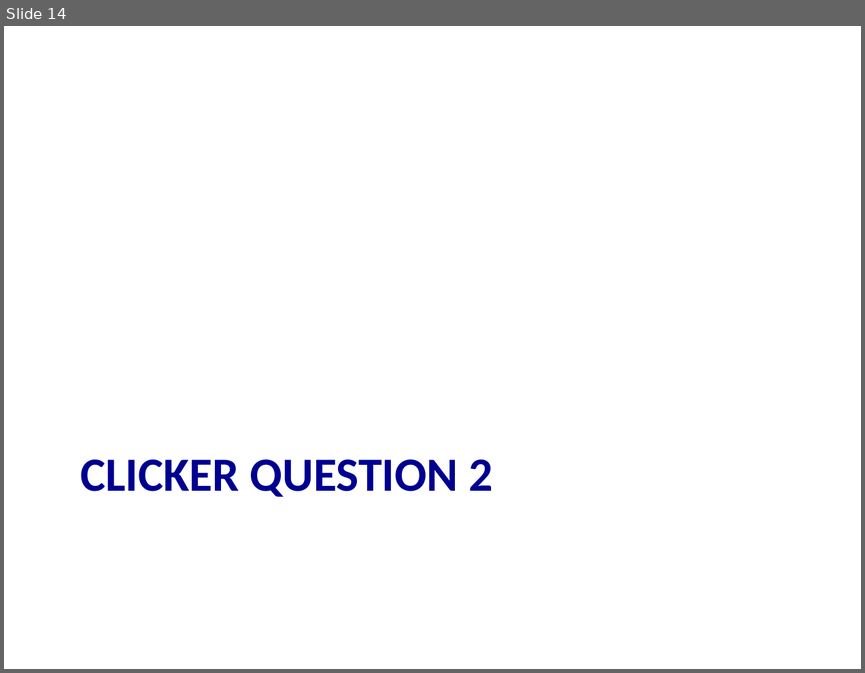
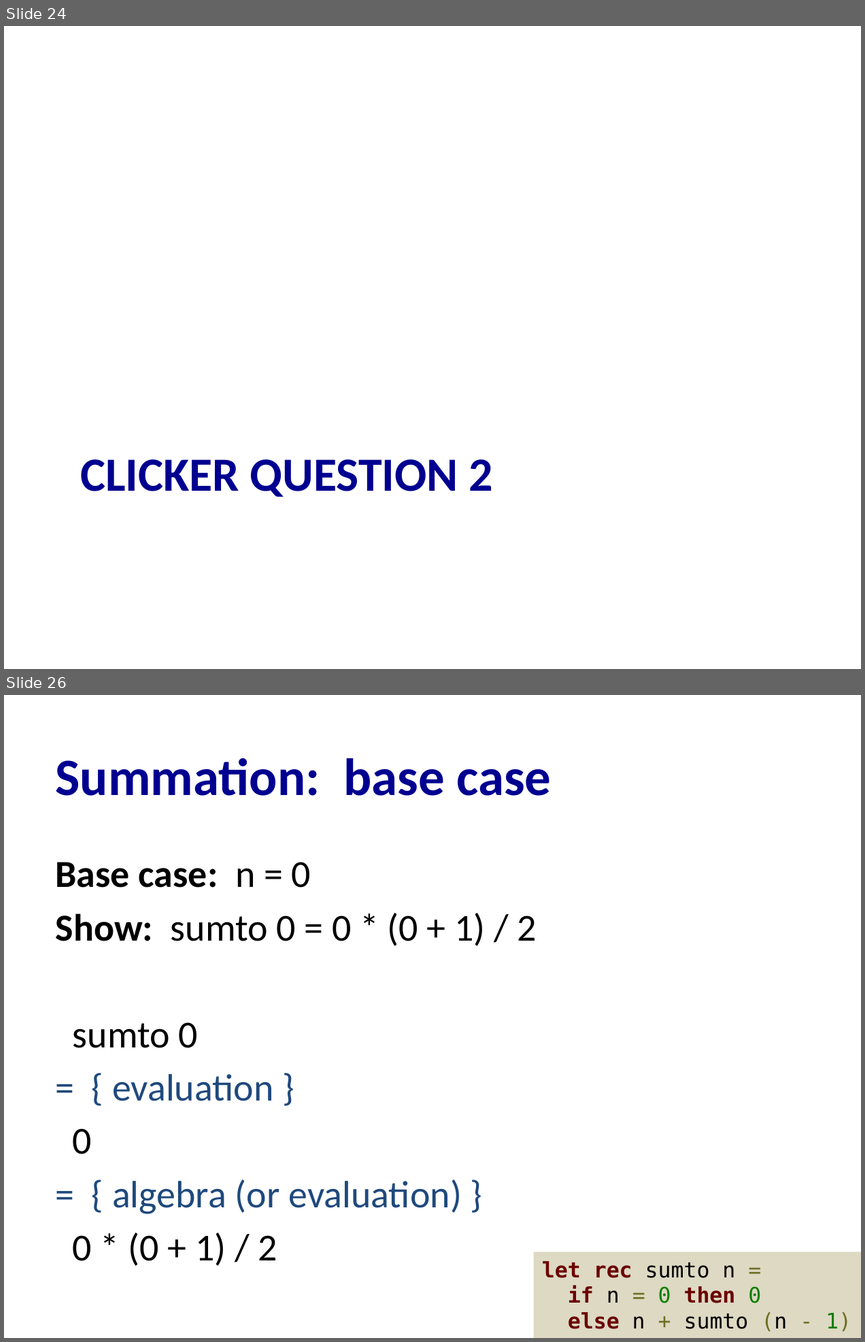
Before and after one commit to cs3110/materials-2019fa, a slide deck: 20-proofs/lec.pptx. Shown one above the other, each under a label of ours: slide 14 before the commit, slides 24 and 26 after it; the slides between them are not shown. The pictures are 865x673 and 865x1342 pixels, drawn with LibreOffice and Linux fonts; fonts in the diff are those of the drawing. Boxes give left, top, right and bottom in pixels: in the first picture for what was removed or moved away, otherwise in the second. Text is boxed around its words. In the diff, an @@ line names an element or a change of style, - is before the commit and + after.

```diff
--- a/20-proofs/lec.pptx
+++ b/20-proofs/lec.pptx
@@ slide 26 added at (x1=4, y1=695, x2=861, y2=1338), background #FFFFFF @@
@@ title added at (x1=56, y1=758, x2=551, y2=796), 44 pt, text #000090, bold @@
+Summation: base case
@@ text added at (x1=56, y1=862, x2=536, y2=1266), 32 pt, text #000000 @@
+Base case: n = 0
+Show: sumto 0 = 0 * (0 + 1) / 2
+sumto 0
+= { evaluation }
+0
+= { algebra (or evaluation) }
+0 * (0 + 1) / 2
@@ rectangle added at (x1=534, y1=1252, x2=861, y2=1338), fill #DDD9C3, 18 pt, text #6B0001 @@
+let rec sumto n =
+if n = 0 then 0
+else n + sumto (n - 1)
@@ what was slide 14 is now slide 24 @@
```
Also in this commit, not shown: 4 slides changed, 27 other slides added, 16 slides removed, 1 other file.
